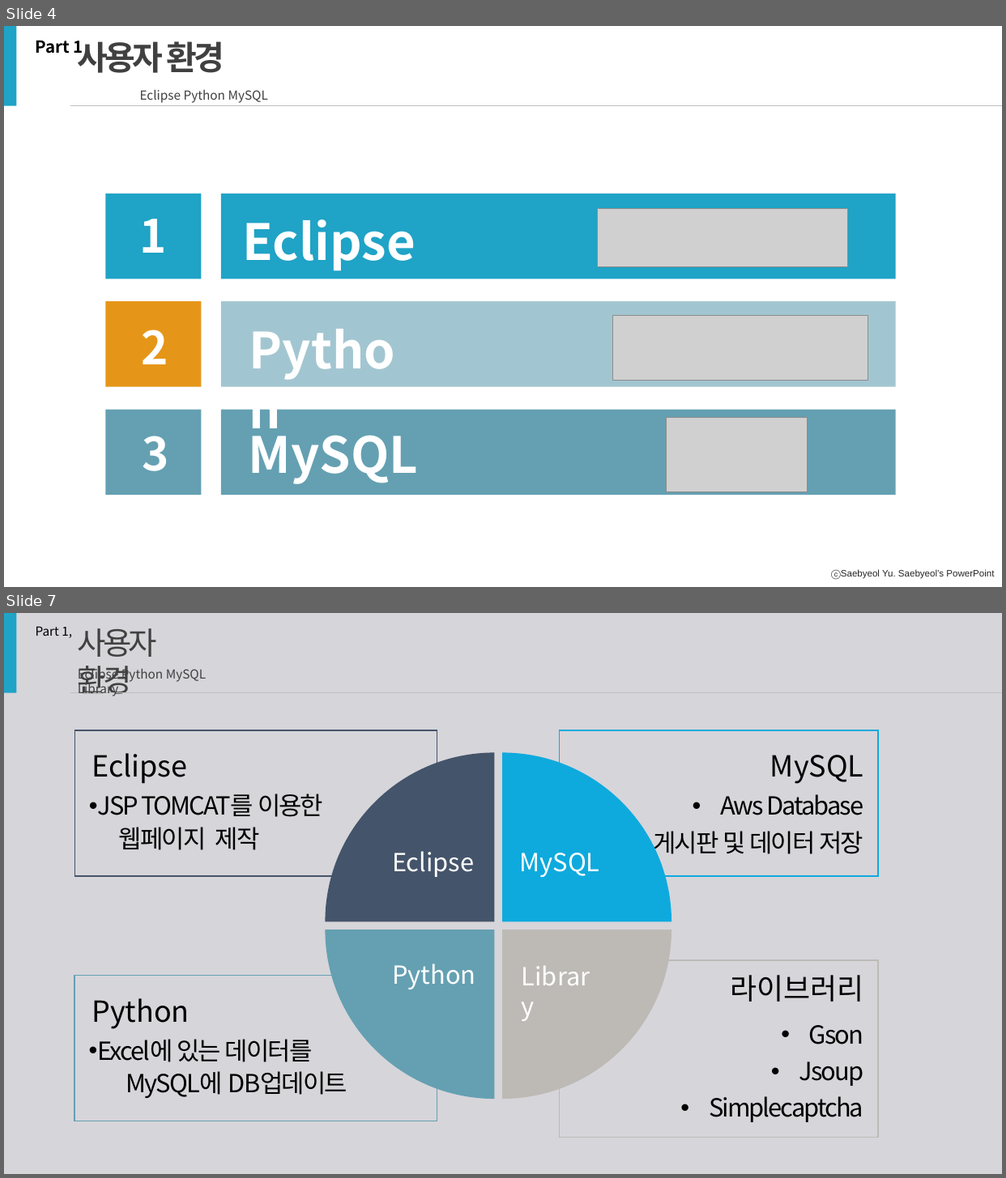
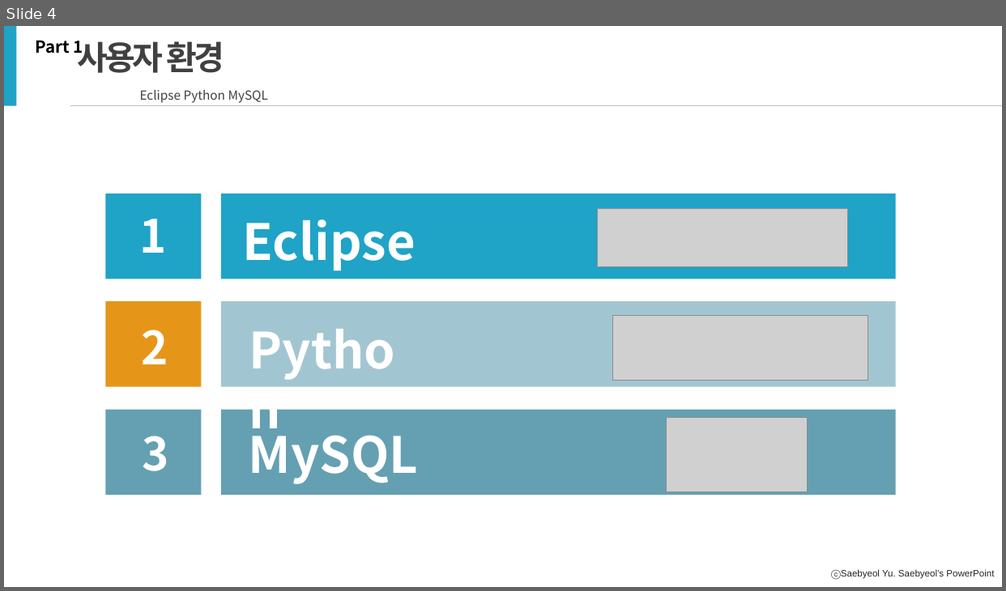
Before and after one commit to hanYijin/portfolio_2021, a slide deck: covid19.pptx. Shown one above the other, each under a label of ours: slides 4 and 7 before the commit, slide 4 after it; the slides between them are not shown. The pictures are 1006x1178 and 1006x591 pixels, drawn with LibreOffice and Linux fonts; fonts in the diff are those of the drawing; grey boxes stand for pictures. Boxes give left, top, right and bottom in pixels: in the first picture for what was removed or moved away, otherwise in the second. Text is boxed around its words. In the diff, an @@ line names an element or a change of style, - is before the commit and + after.

```diff
--- a/covid19.pptx
+++ b/covid19.pptx
@@ slide 7 removed at [4, 613, 1002, 1174], background #D6D5DA @@
@@ rectangle removed at [4, 613, 17, 693] @@
@@ text removed at [36, 626, 72, 638] @@
-Part 1,
@@ text removed at [78, 628, 157, 696] @@
-사용자 환경
@@ text removed at [78, 666, 206, 696] @@
-Eclipse Python MySQL Library
@@ line removed from (70, 693) to (1002, 693) @@
@@ rectangle removed at [74, 730, 437, 876] @@
-  Eclipse
-  • JSP TOMCAT를 이용한
-    웹페이지 제작
@@ rectangle removed at [560, 730, 879, 876] @@
-  MySQL
-  • Aws Database
-  • 게시판 및 데이터 저장
@@ freeform shape removed at [325, 753, 494, 922] @@
-Eclipse
@@ freeform shape removed at [503, 753, 671, 922] @@
-MySQL
@@ freeform shape removed at [325, 930, 494, 1099] @@
-Python
@@ freeform shape removed at [503, 930, 671, 1099] @@
@@ rectangle removed at [74, 975, 437, 1122] @@
-  Python
-  • Excel에 있는 데이터를
-    MySQL에 DB업데이트
@@ text removed at [514, 957, 612, 1018] @@
-Library
@@ rectangle removed at [560, 960, 879, 1138] @@
-라이브러리
-  • Gson
-  • Jsoup
-  • Simplecaptcha
```
Also in this commit, not shown: 8 slides changed, 2 slides added, 1 other slide removed.
